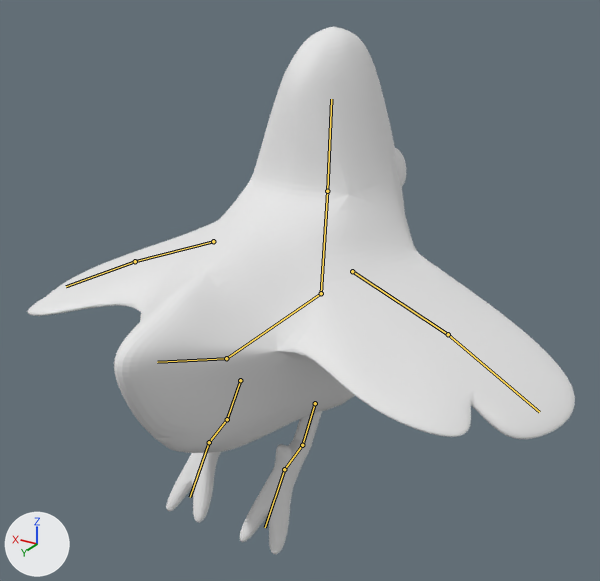
What one commit did to the Blender file Assets/_models/owens bird.blend.
Both versions are drawn from a camera (50 mm lens) standing at (-0.717, 1.145, 0.6) and looking at (-0.027, -0.005, 0.026). Arrows for +X, +Y and +Z are at lower left; the lights stay in place. Both versions are drawn at frame 18 of the action 'flying'; the numbers are the values there. The bones that bend it are drawn over the model as lines.

Objects in the first picture: 'bird'.
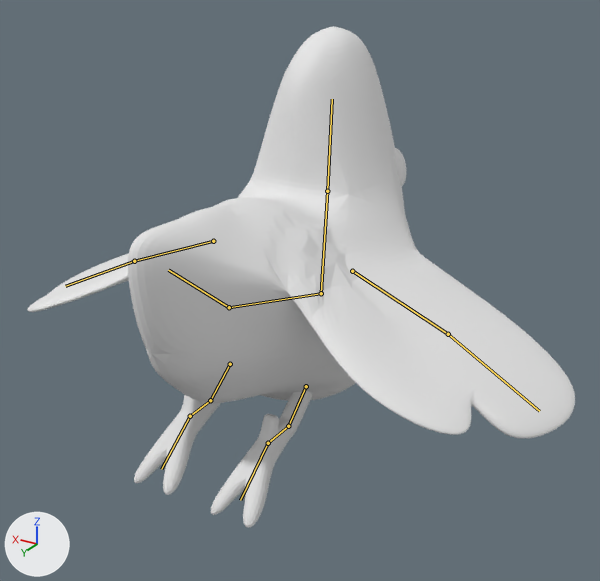
Location of each change, (x1, y1, x2, y2) in pixels of the pictures (600 x 581 px):
'bird', posed
    before: (28, 27, 575, 555)
    after: (27, 26, 575, 528)
bone 'Bone.002', root to tip
    before: (321, 293) to (226, 358)
    after: (321, 293) to (229, 307)

The edits, one by one:
Bone 'Bone.002' (bone_bone_002) moves from (0.0, 0.0, 0.046) to (0.0, 0.0, 0.047).
Bone 'Bone.002' (bone_bone_002) turns from (0, 0, 0) to (16, 0, 0) degrees about its own x, y and z.
